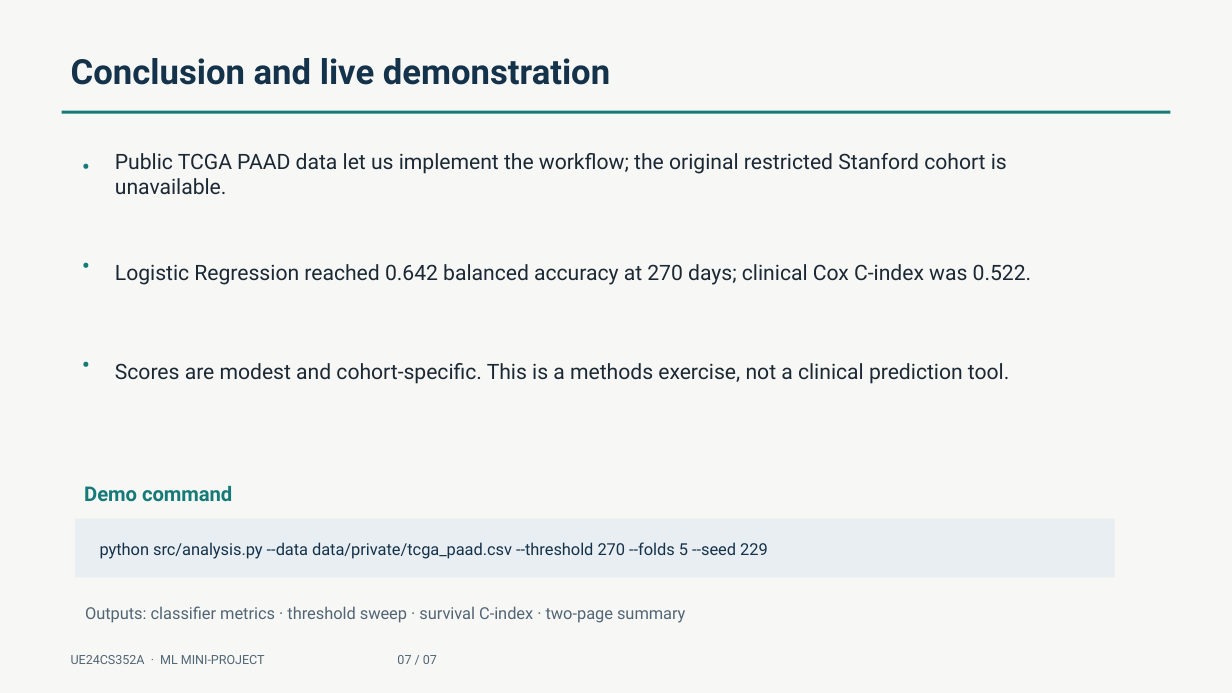
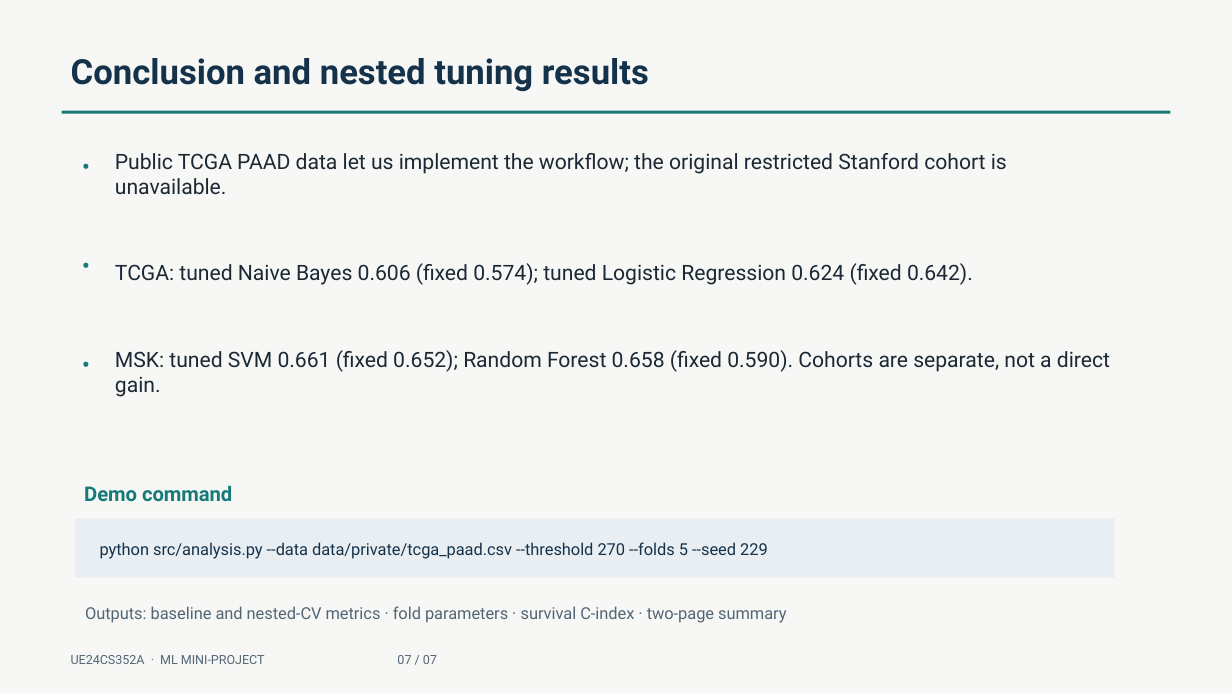
Before and after one commit to AbhishekAithal2006/ML-Mini-Project, a slide deck: slide 7 of outputs/survival_project_presentation.pptx. Drawn at 1232x693 pixels with LibreOffice and Linux fonts; fonts in the diff are those of the drawing. Boxes give left, top, right and bottom in pixels: in the first picture for what was removed or moved away, otherwise in the second. Text is boxed around its words. In the diff, an @@ line names an element or a change of style, - is before the commit and + after.

Commit message:
Complete pancreatic cancer survival analysis project

```diff
--- a/outputs/survival_project_presentation.pptx
+++ b/outputs/survival_project_presentation.pptx
@@ text at box(71, 58, 649, 92): text changed @@
-Conclusion and live demonstration
+Conclusion and nested tuning results
@@ text at box(115, 263, 973, 285): text changed @@
-Logistic Regression reached 0.642 balanced accuracy at 270 days; clinical Cox C-index was 0.522.
+TCGA: tuned Naive Bayes 0.606 (fixed 0.574); tuned Logistic Regression 0.624 (fixed 0.642).
@@ text at box(115, 350, 1110, 397): text changed @@
-Scores are modest and cohort-specific. This is a methods exercise, not a clinical prediction tool.
+MSK: tuned SVM 0.661 (fixed 0.652); Random Forest 0.658 (fixed 0.590). Cohorts are separate, not a direct gain.
@@ text at box(85, 606, 786, 623): text changed @@
-Outputs: classifier metrics · threshold sweep · survival C-index · two-page summary
+Outputs: baseline and nested-CV metrics · fold parameters · survival C-index · two-page summary
```
Also in this commit, not shown: 22 other files.
